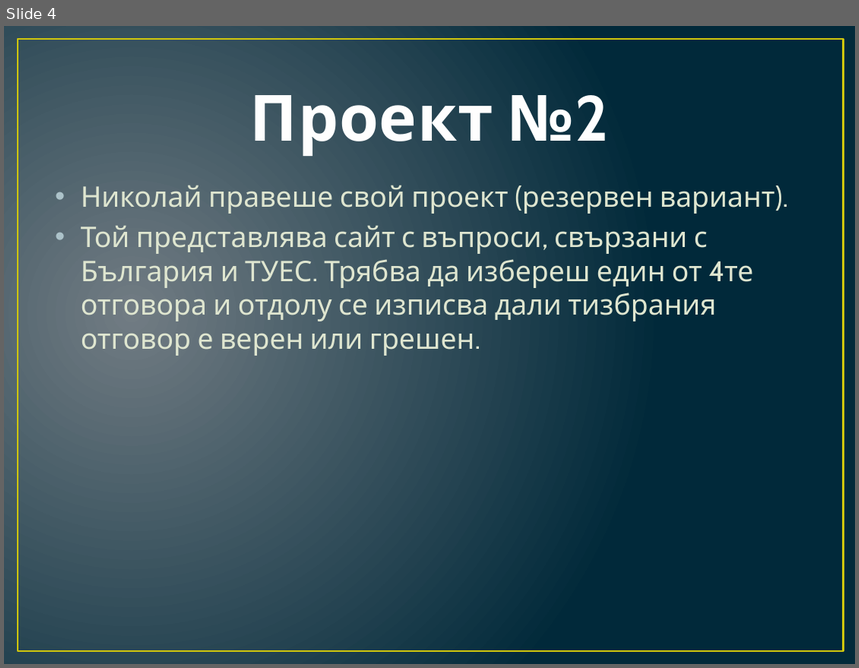
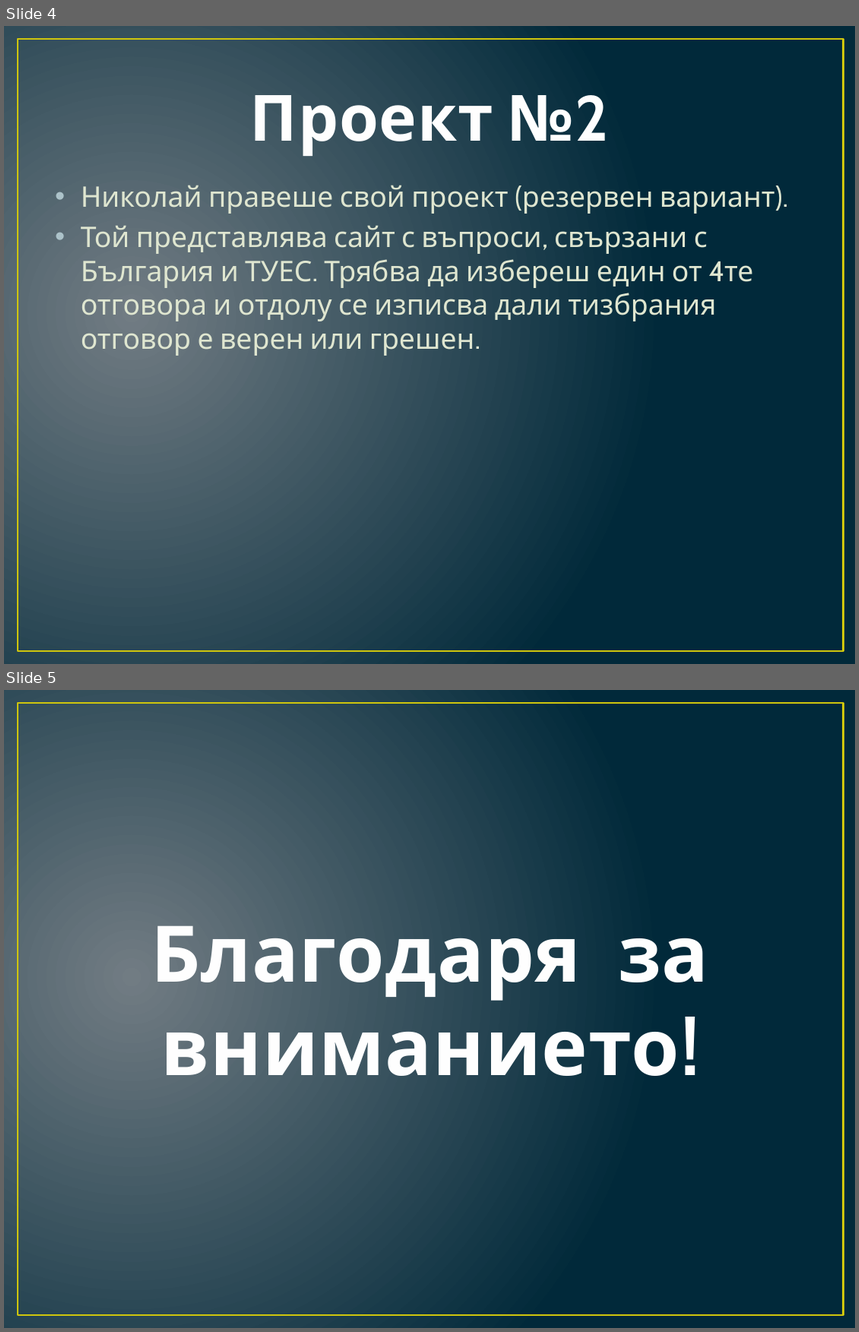
Before and after one commit to AlexchooN14/-Hulk, a slide deck: Historyada.pptx. Shown one above the other, each under a label of ours: slide 4 before the commit, slides 4 and 5 after it. The pictures are 859x668 and 859x1332 pixels, drawn with LibreOffice and Linux fonts; fonts in the diff are those of the drawing. Boxes give left, top, right and bottom in pixels: in the first picture for what was removed or moved away, otherwise in the second. Text is boxed around its words. In the diff, an @@ line names an element or a change of style, - is before the commit and + after.

```diff
--- a/Historyada.pptx
+++ b/Historyada.pptx
@@ slide 5 added at [4,690,855,1328], background gradient #717C84 to #01293A; not listed: 1 template element that a slide beside it also shows @@
@@ title added at [151,909,709,1096], 66 pt, text #FEFEFE, bold @@
+Благодаря за вниманието!
```
Also in this commit, not shown: 2 slides changed.
